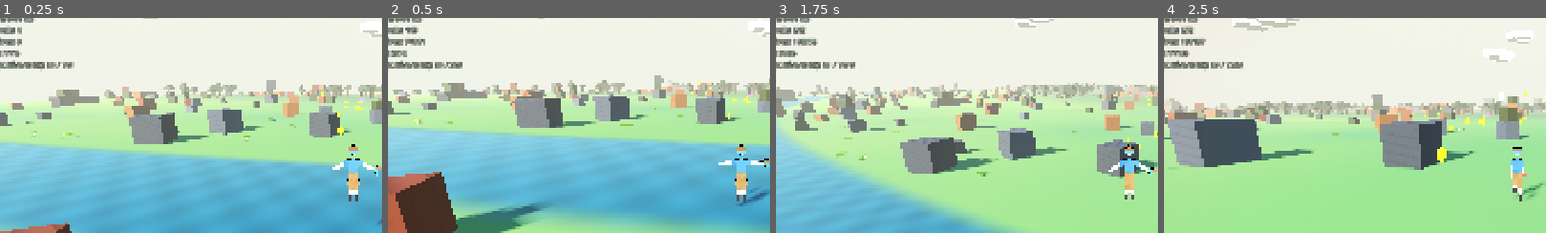
Above: before the commit, frames 1-4 (left to right).
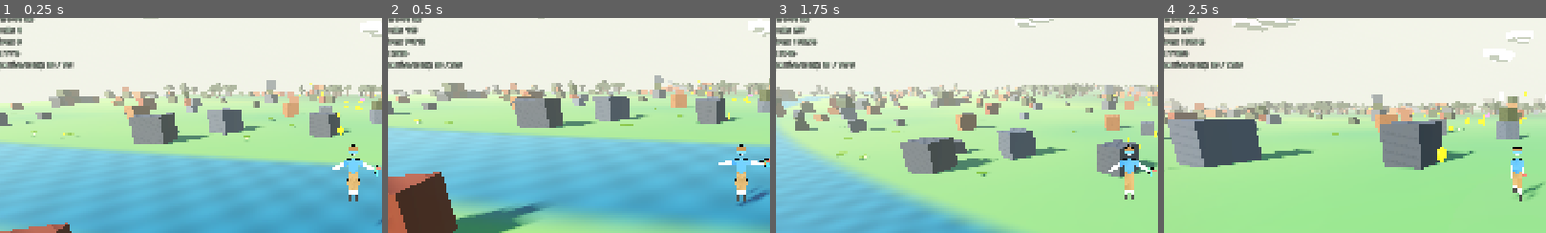
Above: after the commit, the same moments.

Repository: korjavin/godot-test1
Game: Godot game, scene res://scenes/main.tscn
The game is run twice, just before and just after one commit, with the same random seed, the same clock (stepped at 60 frames per second) and the same inputs.
Inputs (mouse positions are % of the whole screen's width and height, from its top left):
- Up to frame 1 (0.25 s): no input
- Up to frame 2 (0.5 s): no input
- Up to frame 3 (1.75 s): tap Enter (ui_accept) at 0.5 s; move the mouse to (55, 50) at 0.52 s; hold Shift (run) 0.53-1.28 s; hold W (move_forward) from 0.53 s (still down); tap Space (jump) at 0.77, 1.07, 1.52 s; move the mouse to (45, 50) at 1.27 s; tap Ctrl (duck) at 1.35 s; tap Shift (run) at 1.55 s
- Up to frame 4 (2.5 s): keep holding W (move_forward); tap Space (jump) at 1.82 s; move the mouse to (52, 48) at 2.02 s; hold Shift (run) from 2.03 s (still down)
The pictures show only the part of the screen within x 4-54%, y 17-67%; the shares and areas given below are measured in that part.

Frame 1 is identical in both runs. In frame 2, less than 0.1% of the frame differs, in the area x 3-10%, y 9-19%; in frame 3, less than 0.1%; in frame 4, 0.2%, in the area x 3-11%, y 3-19%.

Commit message:
fix: address code review findings

Diff:
--- a/scripts/endless_terrain.gd
+++ b/scripts/endless_terrain.gd
@@ -409,7 +409,7 @@
 
 ## Per-chunk chance of hosting a camp, BEFORE the placement rejections in
 ## spawn_camp_in_chunk. Those rejections are severe and that is why this number
-## looks large: a camp needs a CAMP_RADIUS (9 m) circle clear of the ~12
+## looks large: a camp needs a CAMP_RADIUS (9.4 m) circle clear of the ~12
 ## scattered blocks a chunk already holds, and 12 exclusion discs of radius
 ## (9 + block radius) cover more than a chunk's area, so most tries lose. Measured
 ## over 5 x 121 startup chunks with the roll forced to 1.0: 14% of rolled camps
@@ -418,6 +418,8 @@
 ## 8 x 121 chunks at this value, 31 camps — against the artifacts' ~1 per 24, so
 ## a village still reads as the rarer find. Retune by MEASURING, not by algebra:
 ## the survival rate depends on the block density the biome mix produces.
+## (Those runs were measured at CAMP_RADIUS 9.0; the 9.4 it takes to bound the
+## huts is marginally stricter, so the built rate is a shade under 1 in 31.)
 const CAMP_CHANCE: float = 0.18
 
 ## Fixed salt XORed into run_seed for the camp hash stream — same spirit as
@@ -433,9 +435,16 @@
 ## lose is what puts camps in open ground where a village belongs.
 const CAMP_PLACE_TRIES: int = 4
 
-## Radius of the camp circle: the fire pit sits at the centre, huts ring it at
-## CAMP_HUT_RING_*, so ~9 m covers the whole village plus a walking margin.
-const CAMP_RADIUS: float = 9.0
+## Radius of the camp circle: the fire pit sits at the centre and the huts ring
+## it, so this covers the whole village plus a walking margin. It MUST cover the
+## widest hut on the outermost ring, because the same number is both the
+## placement test (_biome_spot_ok) and the footprint appended afterwards:
+##     CAMP_HUT_RING_MAX + (CAMP_HUT_WIDTH_MAX * 0.71 + 0.3)
+##     6.5              + (3.6 * 0.71 + 0.3) = 9.36    <= 9.4  ✓
+## At 9.0 the outer third of a metre of hut stone stood in ground the placement
+## test never checked; 9.4 makes the circle a true bound, which is also why no
+## per-hut footprint is appended (spawn_camp_in_chunk, step 5).
+const CAMP_RADIUS: float = 9.4
 
 ## Minimum lateral distance from the coin-road centerline.
 ##
@@ -443,7 +452,7 @@
 ## BOSS_LATERAL_MAX (4.0 m) off the centerline, and a camp centre is at least
 ## CAMP_ROAD_CLEARANCE from it, so the two can never overlap as long as
 ##     CAMP_ROAD_CLEARANCE > CAMP_RADIUS + BOSS_LATERAL_MAX
-##     22.0              >  9.0        + 4.0  = 13.0    ✓ (9 m of slack)
+##     22.0              >  9.4        + 4.0  = 13.4    ✓ (8.6 m of slack)
 ## That inequality is the WHOLE boss exclusion — spawn_bosses_in_chunk needs no
 ## edit and no extra test. If either constant is ever retuned, re-check this line.
 ##
@@ -452,7 +461,7 @@
 const CAMP_ROAD_CLEARANCE: float = 22.0
 
 ## Keeps the whole camp inside its own chunk so no hut straddles a seam (same rule
-## as ARTIFACT_EDGE_MARGIN). MUST exceed CAMP_RADIUS: 12.0 > 9.0 ✓.
+## as ARTIFACT_EDGE_MARGIN). MUST exceed CAMP_RADIUS: 12.0 > 9.4 ✓.
 ## With chunk_size 50 that still leaves a 26x26 m placement box.
 const CAMP_EDGE_MARGIN: float = 12.0
 
@@ -468,7 +477,10 @@
 const CAMP_HUT_TIER_HEIGHT: float = 0.9   # each tier's height
 const CAMP_HUT_TIER_SHRINK: float = 0.62  # each tier's width vs the one below
 const CAMP_HUT_YAW_JITTER: float = 0.25   # per-tier yaw wobble (radians)
-const CAMP_HUT_DOOR_SIZE := Vector3(0.7, 1.0, 0.5)
+## Door height MUST stay under CAMP_HUT_TIER_HEIGHT (0.9): the doorway sits on
+## the ground tier's outer face, and the tier above is narrower (TIER_SHRINK), so
+## anything taller than one tier pokes out over the roofline as a dark nub.
+const CAMP_HUT_DOOR_SIZE := Vector3(0.7, 0.8, 0.5)
 
 ## --- Fire pit: a ring of small dark stones + one emissive ember at the centre.
 const CAMP_FIRE_STONES: int = 7
@@ -2912,7 +2924,7 @@
 	# The one ember. Sits just clear of the ground so it never z-fights the plane.
 	_spawn_artifact_accent(parent_chunk, center + Vector3(0.0, CAMP_EMBER_SIZE.y / 2.0 + 0.05, 0.0), CAMP_EMBER_SIZE, rng.randf_range(0.0, TAU), 0.0, _get_camp_ember_material())
 
-func _camp_props(center: Vector3, rng: RandomNumberGenerator, block_batch: Array, block_body: StaticBody3D) -> void:
+func _camp_props(center: Vector3, rng: RandomNumberGenerator, block_batch: Array, block_body: StaticBody3D, huts: Array) -> void:
 	"""
 	Scatter the lived-in clutter on a jittered ring between the fire and the huts:
 	a few weathered crates/bundles and 2-3 tall thin tether posts (where the pack
@@ -2922,24 +2934,49 @@
 	@param center: Camp centre (chunk-local, y = 0); the ring is measured from here.
 	@param rng: The camp's private RNG.
 	@param block_batch / block_body: The chunk's visual batch + collision body.
+	@param huts: The huts already built ({ "pos", "radius" }), so a prop never ends
+	             up buried in a wall — see _camp_prop_clear.
+
+	A candidate that lands in a hut is DROPPED, not retried: the counts are pure
+	ambience, and one crate fewer reads better than a loop that can still fail.
 	"""
 	var crates := rng.randi_range(CAMP_CRATE_MIN, CAMP_CRATE_MAX)
 	var i := 0
 	while i < crates:
+		i += 1
 		var a := rng.randf_range(0.0, TAU)
 		var r := rng.randf_range(CAMP_PROP_RING_MIN, CAMP_PROP_RING_MAX)
 		# Cubes, not slabs: one size draw keeps a crate reading as a crate.
 		var s := rng.randf_range(CAMP_CRATE_SIZE_MIN, CAMP_CRATE_SIZE_MAX)
-		create_box(center + Vector3(cos(a) * r, s / 2.0, sin(a) * r), Vector3(s, s, s), rng.randf_range(0.0, TAU), rng, block_batch, block_body, 0.0, CAMP_WOOD)
-		i += 1
+		var pos := center + Vector3(cos(a) * r, s / 2.0, sin(a) * r)
+		if not _camp_prop_clear(pos, s * 0.71, huts):
+			continue
+		create_box(pos, Vector3(s, s, s), rng.randf_range(0.0, TAU), rng, block_batch, block_body, 0.0, CAMP_WOOD)
 
 	var posts := rng.randi_range(CAMP_POST_MIN, CAMP_POST_MAX)
 	i = 0
 	while i < posts:
+		i += 1
 		var a := rng.randf_range(0.0, TAU)
 		var r := rng.randf_range(CAMP_PROP_RING_MIN, CAMP_PROP_RING_MAX)
-		create_box(center + Vector3(cos(a) * r, CAMP_POST_SIZE.y / 2.0, sin(a) * r), CAMP_POST_SIZE, rng.randf_range(0.0, TAU), rng, block_batch, block_body, 0.0, CAMP_WOOD)
-		i += 1
+		var pos := center + Vector3(cos(a) * r, CAMP_POST_SIZE.y / 2.0, sin(a) * r)
+		if not _camp_prop_clear(pos, CAMP_POST_SIZE.x * 0.71, huts):
+			continue
+		create_box(pos, CAMP_POST_SIZE, rng.randf_range(0.0, TAU), rng, block_batch, block_body, 0.0, CAMP_WOOD)
+
+func _camp_prop_clear(pos: Vector3, radius: float, huts: Array) -> bool:
+	"""
+	True when a prop at `pos` clears every hut built so far. The prop ring
+	(CAMP_PROP_RING_*) and the hut ring (CAMP_HUT_RING_*) touch at 4 m, but a hut
+	is up to 2.9 m of radius around ITS ring position, so its stone reaches inward
+	to ~1.1 m — well into the prop band. Without this test roughly a fifth of all
+	props spawned inside a hut wall, and props collide, so the player bumped
+	geometry they could not see.
+	"""
+	for hut in huts:
+		if Vector2(pos.x - hut.pos.x, pos.z - hut.pos.z).length() < hut.radius + radius:
+			return false
+	return true
 
 func spawn_camp_in_chunk(chunk_pos: Vector2i, parent_chunk: MeshInstance3D, obstacles: Array, block_batch: Array, block_body: StaticBody3D) -> void:
 	"""
@@ -2960,8 +2997,8 @@
 	@param parent_chunk: The chunk mesh — the ember and the camp's coins parent
 	                     here (per-chunk parenting rule: they unload with it).
 	@param obstacles: The chunk's block-footprint list. Read to place the camp,
-	                  then extended with ONE round footprint (plus its huts'),
-	                  which is what keeps crocodiles out — see the bottom.
+	                  then extended with ONE round footprint over the whole
+	                  village, which is what keeps crocodiles out — see the bottom.
 	@param block_batch / block_body: The chunk's visual batch + collision body.
 	"""
 	if not spawn_camps:
@@ -3023,8 +3060,10 @@
 		camp_top = maxf(camp_top, footprint.top)
 		h += 1
 
-	# 3. The lived-in clutter, on its own tighter ring between fire and huts.
-	_camp_props(center, rng, block_batch, block_body)
+	# 3. The lived-in clutter, on its own tighter ring between fire and huts. The
+	# huts go in FIRST so the props can be tested against them: the two rings
+	# touch, and a hut is nearly 3 m of radius around its ring position.
+	_camp_props(center, rng, block_batch, block_body, hut_footprints)
 
 	# 4. A couple of scattered coins by the fire — a small "someone lives here"
 	# reward, NOT a treasure haul. There is deliberately NO GEM: the guaranteed gem
@@ -3070,14 +3109,12 @@
 	# climbable = false: a road coin over a camp would be skipped rather than
 	# perched on thin air. That cannot happen given CAMP_ROAD_CLEARANCE, but the
 	# rule stays honest either way.
+	# ONE circle is enough: CAMP_RADIUS is chosen to bound the widest hut on the
+	# outermost ring (9.36 <= 9.4, see the constant), so per-hut footprints would
+	# add 3-6 entries to a list every _settle_coin_y / _point_over_block call scans
+	# and reject nothing the circle does not already reject. `hut_footprints` stays
+	# a local, read by _camp_props above.
 	obstacles.append({ "pos": center, "radius": CAMP_RADIUS, "top": camp_top, "climbable": false })
-	# The huts' own footprints, so anything reading `obstacles` sees real hut stone
-	# rather than only the village-sized abstraction. The camp circle very nearly
-	# covers them already — a widest hut on the outermost ring reaches
-	# 6.5 + (3.6 * 0.71 + 0.3) = 9.36 m vs CAMP_RADIUS 9.0 — so this mostly matters
-	# for that last third of a metre today, and matters entirely if CAMP_RADIUS or
-	# the hut ring is ever retuned.
-	obstacles.append_array(hut_footprints)
 
 # ============================================================================
 # BIOME CONTENT (the geometry each biome adds on top of the ordinary blocks)
--- a/scripts/fauna_manager.gd
+++ b/scripts/fauna_manager.gd
@@ -245,7 +245,19 @@
 ## Line formation: gap (metres) between consecutive members along the heading,
 ## and the lateral wobble each member gets so the file reads as a loose trail
 ## rather than a marching column.
-const CARAVAN_LINE_SPACING: float = 3.0
+##
+## The spacing is BOUNDED by the field, not chosen by eye. The line is centred on
+## the herd position, which spawns exactly on the FIELD_RADIUS circle, so the rear
+## member sits half a line-length further out and must still land inside
+## DESPAWN_RADIUS — and inside the ~150 m the web terrain actually reaches, which
+## is the whole reason FIELD_RADIUS is 140:
+##     (CARAVAN_HERDERS_MAX + CARAVAN_BEASTS_MAX - 1) / 2 * SPACING
+##      <= DESPAWN_RADIUS - FIELD_RADIUS
+##     4.5 * 2.2 = 9.9 <= 10.0   ✓
+## At 3.0 a full ten-member caravan reached 13.5 m, putting its tail 153.5 m out —
+## standing over open sky on the web build. Retune the party size and this
+## together.
+const CARAVAN_LINE_SPACING: float = 2.2
 const CARAVAN_LINE_JITTER: float = 1.6
 
 ## The herder: an upright blocky figure, deliberately human-scaled (~1.9 m to
@@ -784,8 +796,8 @@
 	var shag_y := body_center_y - BEAST_BODY_SIZE.y * 0.5 + BEAST_SHAG_SIZE.y * 0.35
 	for i: int in BEAST_SHAG_PER_SIDE:
 		# Evenly spaced along the barrel: i / (n-1) mapped onto -0.35..0.35 of
-		# the body length (guarded so a single-slab fringe sits mid-body).
-		var t := 0.0 if BEAST_SHAG_PER_SIDE < 2 else float(i) / float(BEAST_SHAG_PER_SIDE - 1) - 0.5
+		# the body length.
+		var t := float(i) / float(BEAST_SHAG_PER_SIDE - 1) - 0.5
 		var shag_z := t * BEAST_BODY_SIZE.z * 0.7
 		for side: float in [-1.0, 1.0]:
 			body.add_child(_make_box_part("Shag%d%s" % [i, "L" if side < 0.0 else "R"],
Not shown, changed: CLAUDE.md
